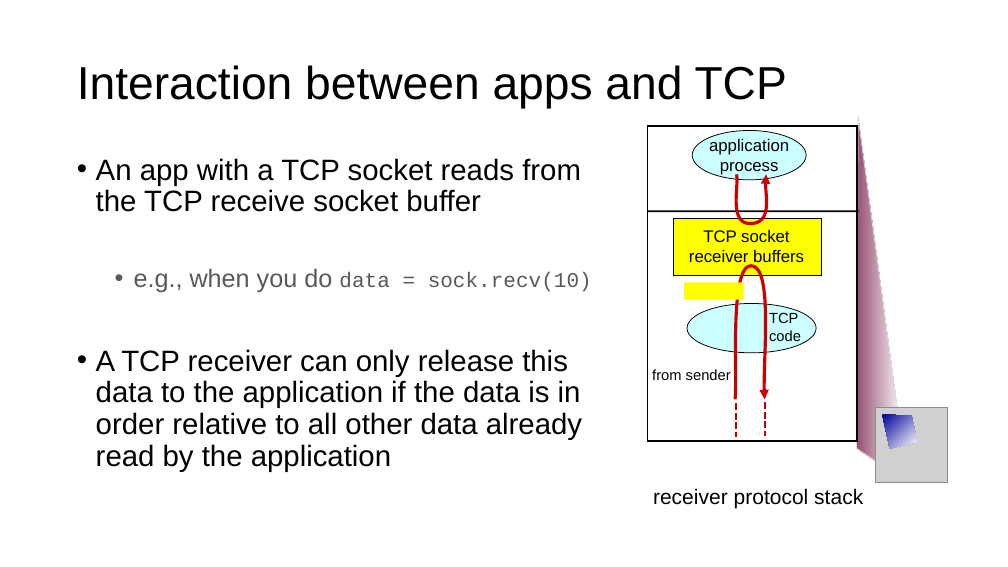
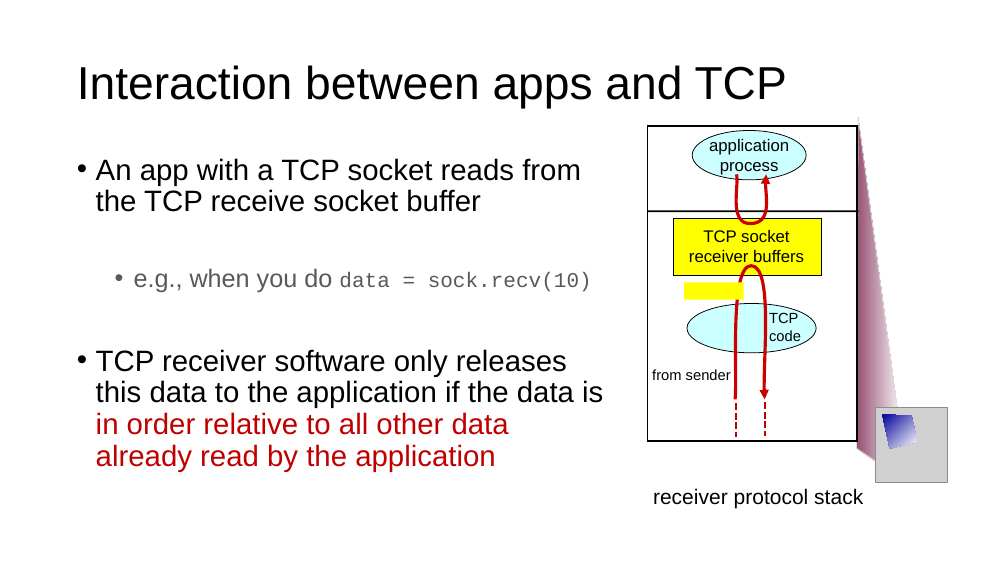
Before and after one commit to ngsrinivas/coursegen, a slide deck: slide 19 of ex/352-S20/lectures/08-ordering-flow-control.pptx. Drawn at 1008x567 pixels with LibreOffice and Linux fonts; fonts in the diff are those of the drawing; grey boxes stand for pictures. Boxes give left, top, right and bottom in pixels: in the first picture for what was removed or moved away, otherwise in the second. Text is boxed around its words. In the diff, an @@ line names an element or a change of style, - is before the commit and + after.

```diff
--- a/ex/352-S20/lectures/08-ordering-flow-control.pptx
+++ b/ex/352-S20/lectures/08-ordering-flow-control.pptx
@@ text at [96, 349, 603, 472]: text changed @@
-• A TCP receiver can only release this data to the application if the data is in order relative to all other data already read by the application
+• TCP receiver software only releases this data to the application if the data is in order relative to all other data already read by the application
```
Also in this commit, not shown: 8 other slides changed, 2 other files.
